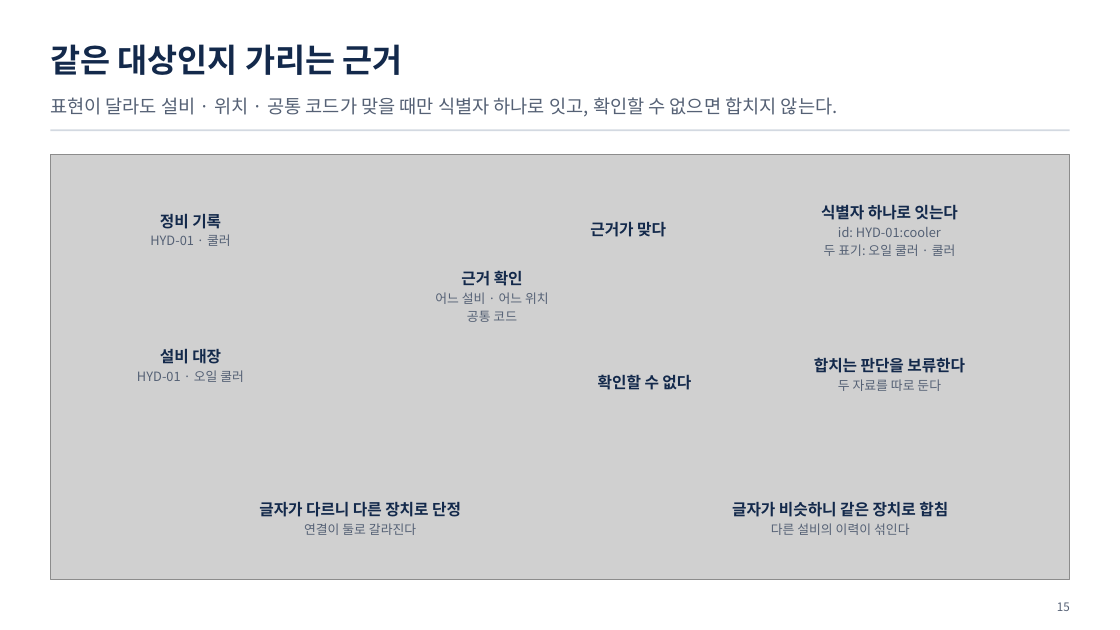
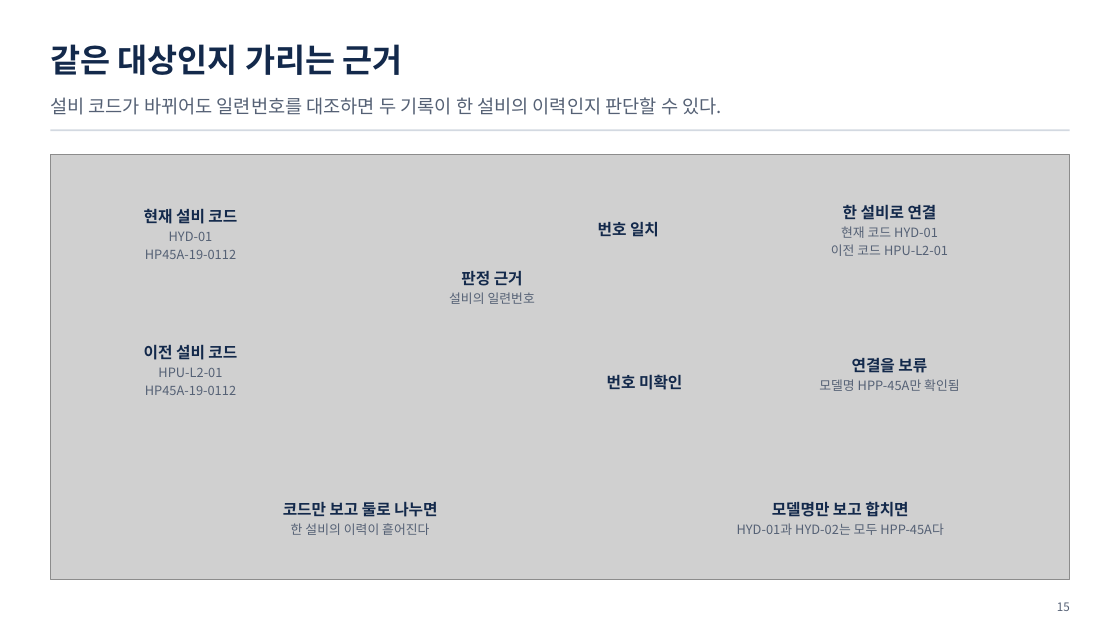
Before and after one commit to uengine-oss/hyd-iot-edu, a slide deck: slide 15 of workspace/강의제작/산출물/통합반/이론_오프라인/02회차/통합반_오프라인_02회차.pptx. Drawn at 1120x630 pixels with LibreOffice and Linux fonts; fonts in the diff are those of the drawing; grey boxes stand for pictures. Boxes give left, top, right and bottom in pixels: in the first picture for what was removed or moved away, otherwise in the second. Text is boxed around its words. In the diff, an @@ line names an element or a change of style, - is before the commit and + after.

```diff
--- a/workspace/강의제작/산출물/통합반/이론_오프라인/02회차/통합반_오프라인_02회차.pptx
+++ b/workspace/강의제작/산출물/통합반/이론_오프라인/02회차/통합반_오프라인_02회차.pptx
@@ text at bbox=[50, 97, 722, 115]: text changed @@
-표현이 달라도 설비 · 위치 · 공통 코드가 맞을 때만 식별자 하나로 잇고, 확인할 수 없으면 합치지 않는다.
+설비 코드가 바뀌어도 일련번호를 대조하면 두 기록이 한 설비의 이력인지 판단할 수 있다.
@@ text at bbox=[144, 208, 237, 259]: text changed @@
-정비 기록
-HYD-01 · 쿨러
+현재 설비 코드
+HYD-01
+HP45A-19-0112
@@ text at bbox=[831, 205, 948, 256]: text changed @@
-식별자 하나로 잇는다
-id: HYD-01:cooler
-두 표기: 오일 쿨러 · 쿨러
+한 설비로 연결
+현재 코드 HYD-01
+이전 코드 HPU-L2-01
@@ text at bbox=[598, 222, 659, 237]: text changed @@
-근거가 맞다
+번호 일치
@@ text at bbox=[449, 271, 535, 304]: text changed @@
-근거 확인
-어느 설비 · 어느 위치
-공통 코드
+판정 근거
+설비의 일련번호
@@ text at bbox=[144, 345, 237, 395]: text changed @@
-설비 대장
-HYD-01 · 오일 쿨러
+이전 설비 코드
+HPU-L2-01
+HP45A-19-0112
@@ text at bbox=[819, 358, 959, 391]: text changed; size 13.5 to 11 pt; text colour #13294B to #556175; bold off @@
-합치는 판단을 보류한다
-두 자료를 따로 둔다
+연결을 보류
+모델명 HPP-45A만 확인됨
@@ text at bbox=[607, 374, 682, 390]: text changed @@
-확인할 수 없다
+번호 미확인
@@ text at bbox=[283, 502, 437, 535]: text changed; size 13.5 to 11 pt; text colour #13294B to #556175; bold off @@
-글자가 다르니 다른 장치로 단정
-연결이 둘로 갈라진다
+코드만 보고 둘로 나누면
+한 설비의 이력이 흩어진다
@@ text at bbox=[737, 501, 944, 535]: text changed; size 13.5 to 11 pt; text colour #13294B to #556175; bold off @@
-글자가 비슷하니 같은 장치로 합침
-다른 설비의 이력이 섞인다
+모델명만 보고 합치면
+HYD-01과 HYD-02는 모두 HPP-45A다
```
Also in this commit, not shown: 10 other slides changed, 9 other files.
